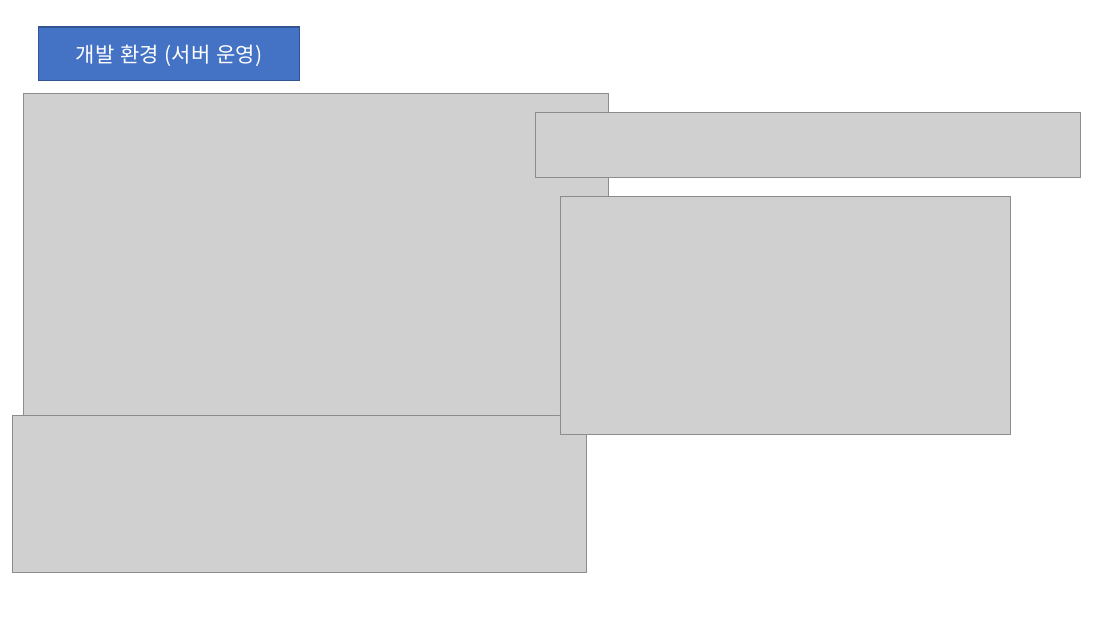
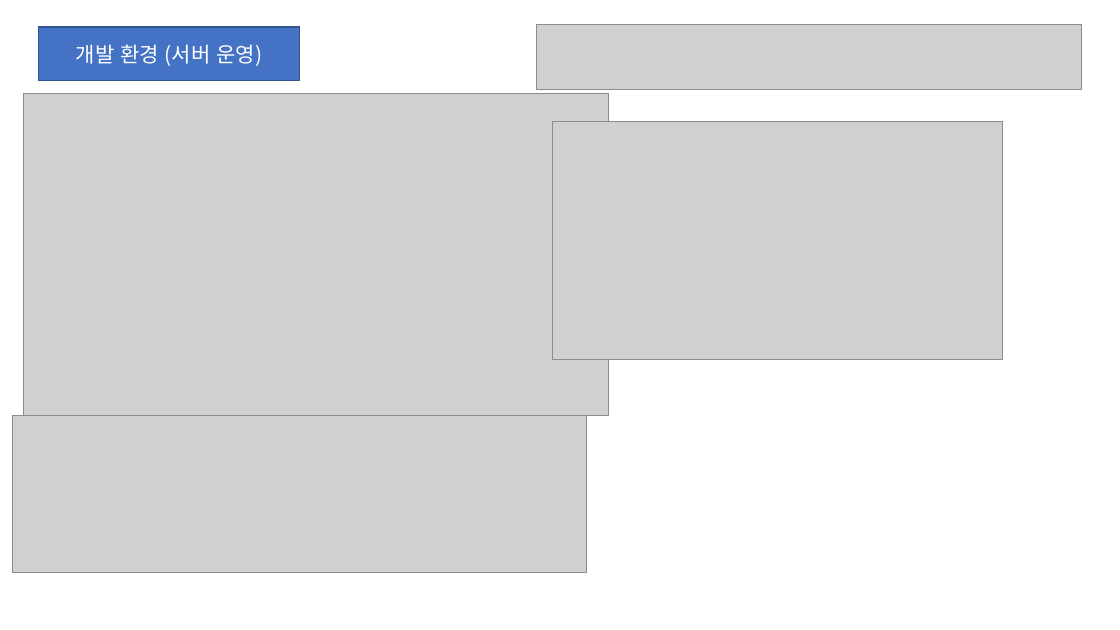
Before and after one commit to yutan0565/Light-Weight-Base_Tensorflow2, a slide deck: slide 16 of 개인_과제_발표/2주차_발표.pptx. Drawn at 1120x630 pixels with LibreOffice and Linux fonts; fonts in the diff are those of the drawing; grey boxes stand for pictures. Boxes give left, top, right and bottom in pixels: in the first picture for what was removed or moved away, otherwise in the second. Text is boxed around its words. In the diff, an @@ line names an element or a change of style, - is before the commit and + after.

```diff
--- a/개인_과제_발표/2주차_발표.pptx
+++ b/개인_과제_발표/2주차_발표.pptx
@@ picture: place and size @@
-picture at <box>536,113,1081,178</box>
+picture at <box>537,24,1082,90</box>
@@ picture: place and size @@
-picture at <box>560,197,1011,434</box>
+picture at <box>553,122,1003,360</box>
```
Also in this commit, not shown: 2 other slides changed, 3 other files.
